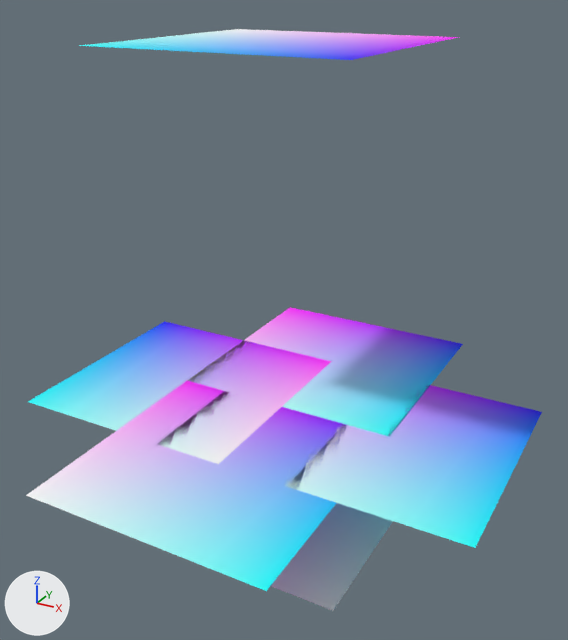
A saved change to the COLLADA model Models/SkyBox.dae.
Rendered twice from a 50 mm lens placed at (2.89, -5.22, 2.44), pointed at (0.05, -0.05, -0.15). Lighting does not change. The marker at lower left points along +X, +Y and +Z.

The first picture shows 'SkyBack', 'SkyBottom', 'SkyFront', 'SkyLeft', 'SkyRight', 'SkyTop'.
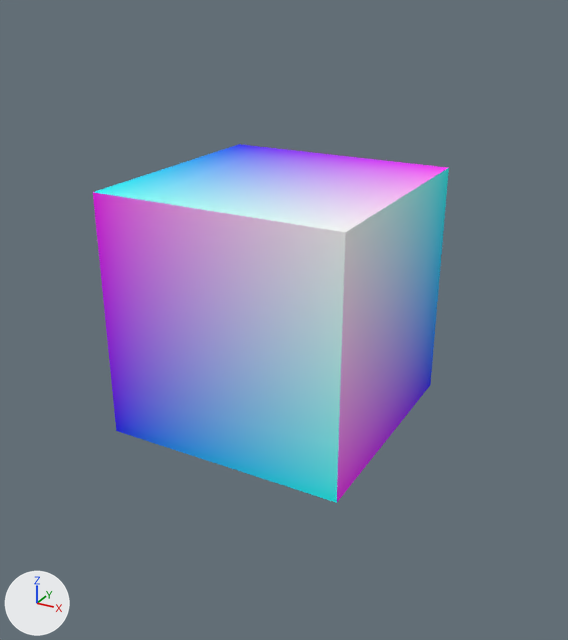
Changed parts and their boxes (x1, y1, x2, y2) in the pictures (568 x 640 px):
```json
{"object": "SkyBack", "change": "moved, turned", "before": [271, 503, 393, 611], "after": [93, 192, 346, 503]}
{"object": "SkyTop", "change": "moved, turned", "before": [26, 381, 348, 591], "after": [94, 144, 448, 232]}
{"object": "SkyRight", "change": "moved, turned, rescaled", "before": [28, 321, 332, 464], "after": [337, 168, 449, 502]}
{"object": "SkyLeft", "change": "moved, turned", "before": [285, 385, 542, 548], "on screen": "not visible afterwards"}
{"object": "SkyBottom", "change": "moved", "before": [187, 307, 463, 437], "on screen": "not visible afterwards"}
{"object": "SkyFront", "change": "moved, turned, rescaled", "before": [80, 29, 458, 60], "on screen": "not visible afterwards"}
```

The change, as JSON lines over the scene's bpy script:
```json
{"op": "set", "path": "ob_skytop.rotation_euler", "old": "(0.0, -3.142, 0.0)", "new": "(0.0, 0.0, 0.0)", "note": "degrees (0, -180, 0) -> degrees (0, 0, 0)"}
{"op": "set", "path": "ob_skytop.location", "old": "(0.0, -1.0, 0.0)", "new": "(0.0, 0.0, 0.0)"}
{"op": "set", "path": "ob_skybottom.location", "old": "(0.0, 1.0, 0.0)", "new": "(0.0, 0.0, 0.0)"}
{"op": "set", "path": "ob_skyleft.rotation_euler", "old": "(1.571, -1.571, 0.0)", "new": "(0.0, 0.0, 0.0)", "note": "degrees (90, -90, 0) -> degrees (0, 0, 0)"}
{"op": "set", "path": "ob_skyleft.location", "old": "(1.0, 0.0, 0.0)", "new": "(0.0, 0.0, 0.0)"}
{"op": "set", "path": "ob_skyfront.rotation_euler", "old": "(1.571, 0.0, 0.0)", "new": "(0.0, 0.0, 0.0)", "note": "degrees (90, 0, 0) -> degrees (0, 0, 0)"}
{"op": "set", "path": "ob_skyfront.scale", "old": "(-1.0, 1.0, 1.0)", "new": "(1.0, 1.0, 1.0)"}
{"op": "set", "path": "ob_skyfront.location", "old": "(0.0, 0.0, 1.0)", "new": "(0.0, 0.0, 0.0)"}
{"op": "set", "path": "ob_skyback.rotation_euler", "old": "(1.571, 0.0, 0.0)", "new": "(0.0, 0.0, 0.0)", "note": "degrees (90, 0, 0) -> degrees (0, 0, 0)"}
{"op": "set", "path": "ob_skyback.location", "old": "(0.0, 0.0, -1.0)", "new": "(0.0, 0.0, 0.0)"}
{"op": "set", "path": "ob_skyright.rotation_euler", "old": "(1.571, -1.571, 0.0)", "new": "(0.0, 0.0, 0.0)", "note": "degrees (90, -90, 0) -> degrees (0, 0, 0)"}
{"op": "set", "path": "ob_skyright.scale", "old": "(-1.0, 1.0, 1.0)", "new": "(1.0, 1.0, 1.0)"}
{"op": "set", "path": "ob_skyright.location", "old": "(-1.0, 0.0, 0.0)", "new": "(0.0, 0.0, 0.0)"}
```
